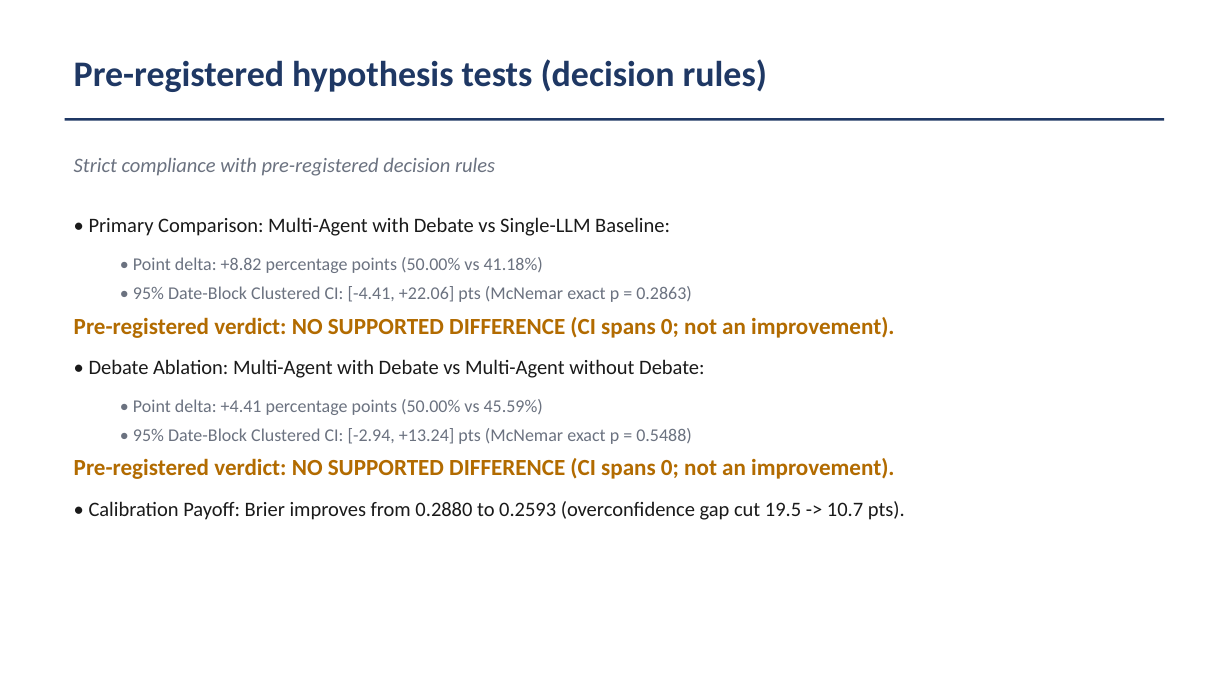
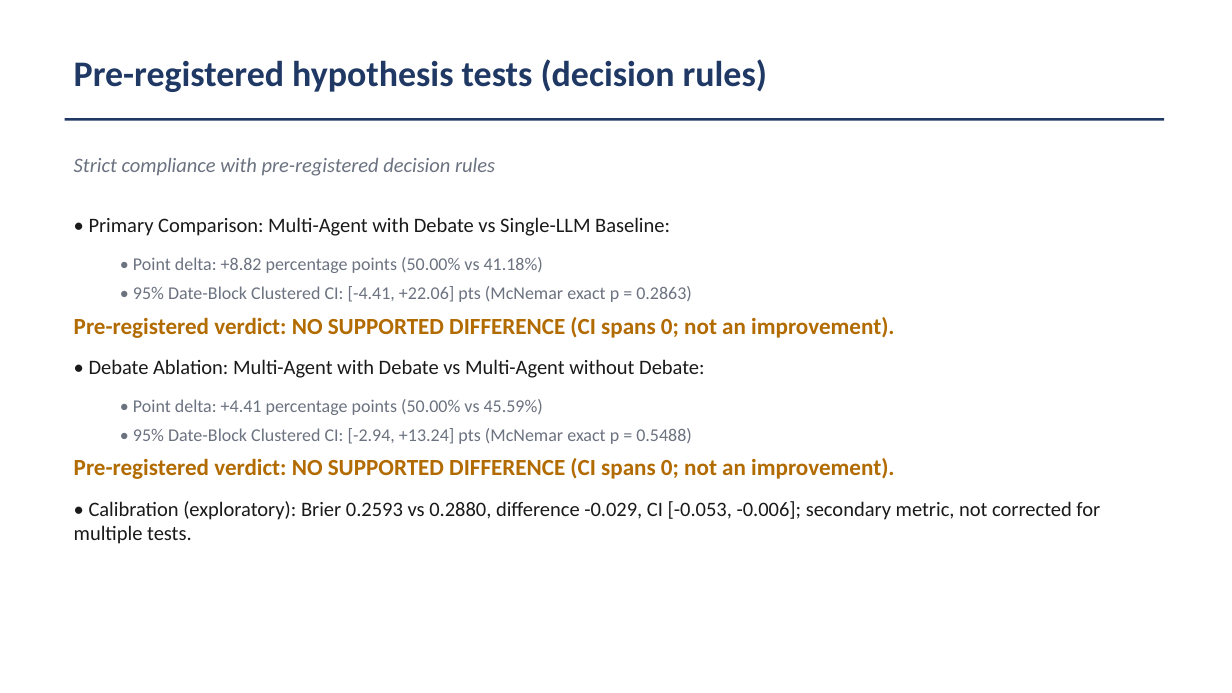
Before and after one commit to shobhitranjan2005/multi-agent-financial-forecasting, a slide deck: slide 19 of docs/BTP_Defence_Slides.pptx. Drawn at 1232x693 pixels with LibreOffice and Linux fonts; fonts in the diff are those of the drawing. Boxes give left, top, right and bottom in pixels: in the first picture for what was removed or moved away, otherwise in the second. Text is boxed around its words. In the diff, an @@ line names an element or a change of style, - is before the commit and + after.

```diff
--- a/docs/BTP_Defence_Slides.pptx
+++ b/docs/BTP_Defence_Slides.pptx
@@ text at box(74, 501, 1100, 544): text changed @@
-• Calibration Payoff: Brier improves from 0.2880 to 0.2593 (overconfidence gap cut 19.5 -> 10.7 pts).
+• Calibration (exploratory): Brier 0.2593 vs 0.2880, difference -0.029, CI [-0.053, -0.006]; secondary metric, not corrected for multiple tests.
```
Also in this commit, not shown: 8 other files.
